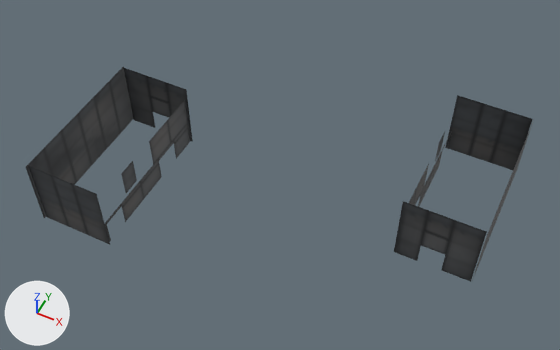
Two versions of the glTF model crates/client/assets/models/pithead/pithead_lining.glb, one commit apart.
The view is the same before and after, from a 50 mm camera at (23.5, -48.7, 63.4) aimed at (-0.2, -1.2, 4.1). Every picture has the same lights, and +X, +Y and +Z are marked at lower left. The first picture is the older version. Vertices at exactly the same position are counted once.

The older version as bpy lines, for what is in view:
```python
me_lining = bpy.data.meshes.new('lining')
me_lining.from_pydata(...)  # 6104 vertices, 10876 faces; spans x -21.1..21.1, y -14.4..14.4, z 0.0..8.0
me_lining.materials.append(mat_defaultmaterial)
ob_lining = bpy.data.objects.new('lining', me_lining)
ob_lining.location = (0.0, 0.0, 0.0)
```
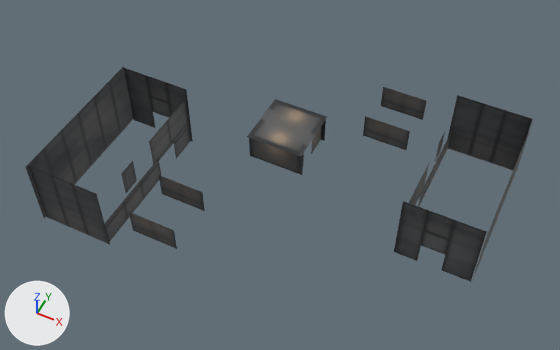
Pixel boxes (x1, y1, x2, y2) of what changed, in the pictures (560 x 350 px):
part 1 of me_lining, added: after (247, 99, 327, 175)
part 2 of me_lining, built on: before (105, 202, 127, 241); after (105, 175, 205, 249)
part 3 of me_lining, built on: before (438, 133, 451, 167); after (363, 87, 451, 167)

The change in detail:
me_lining is used by ob_lining; location (0.0, 0.0, 0.0).
me_lining had 6104 vertices, 10876 faces and spanned x -21.1..21.1, y -14.4..14.4, z 0.0..8.0.
me_lining now has 7776 vertices, 13764 faces and spans x -21.1..21.1, y -14.4..14.4, z 0.0..10.0.
me_lining part 1: 962 vertices added at x -2.9..2.9, y -3.0..3.0, z 7.0..10.0.
me_lining part 2: 98 vertices moved from x -13.3, y -13.8..-8.2, z 0.0..3.0 to x -13.3, y -13.7..-8.1, z 0.0..3.0; 32 vertices removed from x -13.3, y -13.8..-11.0, z 0.0..3.0; 387 vertices added at x -13.3..-5.0, y -13.7..-8.4, z 0.0..6.4.
me_lining part 3: 98 vertices moved from x 13.3, y 8.2..13.8, z 0.0..3.0 to x 13.3, y 8.1..13.7, z 0.0..3.0; 32 vertices removed from x 13.3, y 11.0..13.8, z 0.0..3.0; 387 vertices added at x 5.0..13.3, y 8.4..13.7, z 0.0..6.4.
